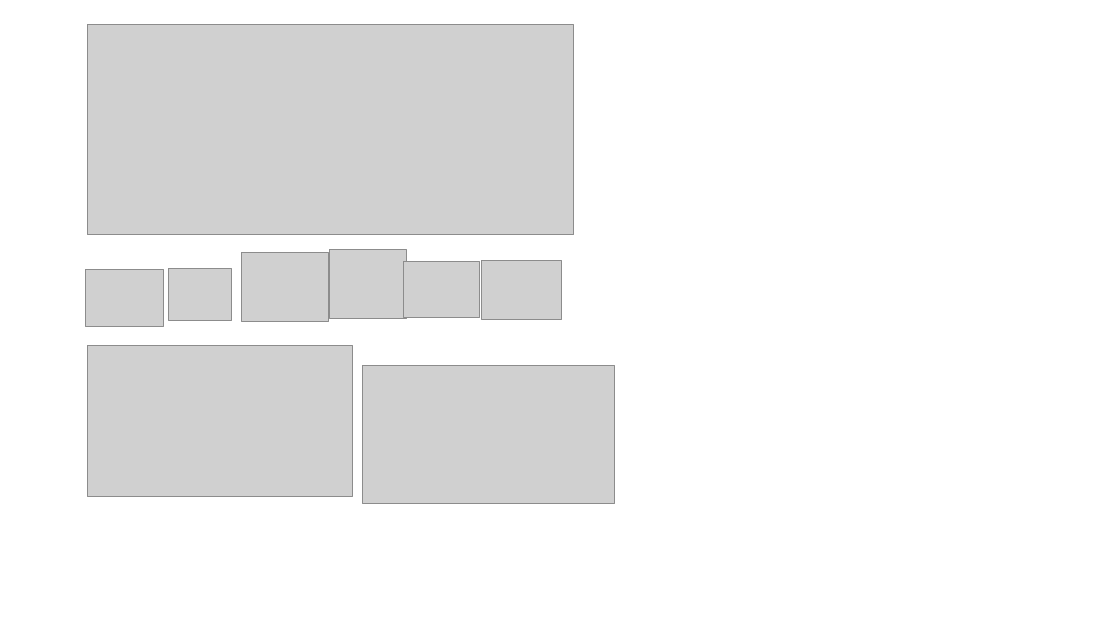
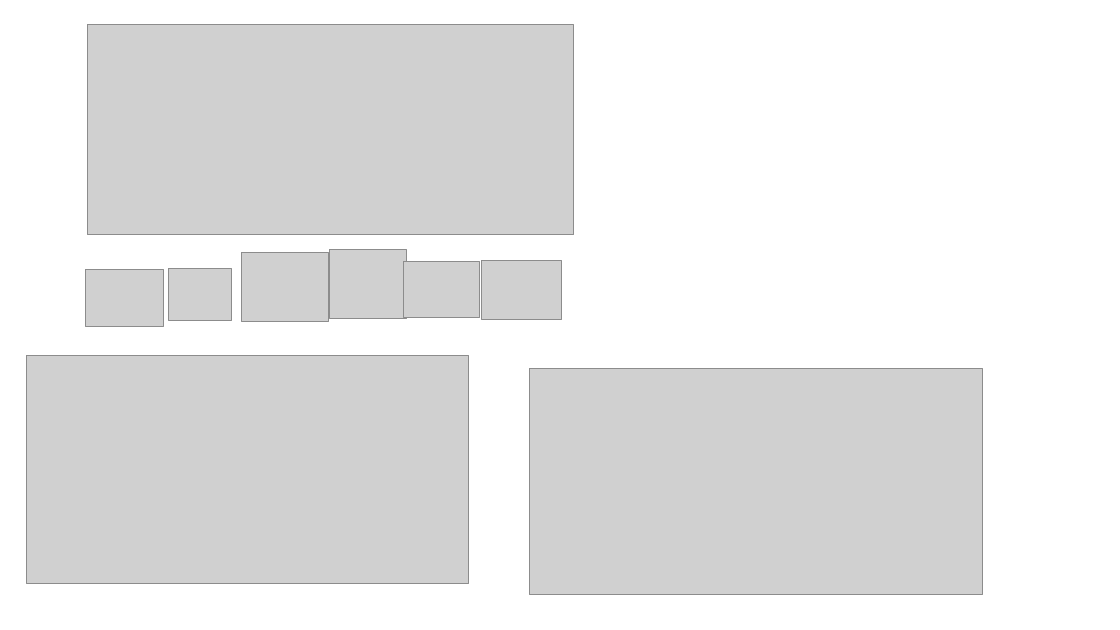
Before and after one commit to Kristina-Winter/climate_response, a slide deck: slide 1 of plots.pptx. Drawn at 1120x630 pixels with LibreOffice and Linux fonts; fonts in the diff are those of the drawing; grey boxes stand for pictures. Boxes give left, top, right and bottom in pixels: in the first picture for what was removed or moved away, otherwise in the second. Text is boxed around its words. In the diff, an @@ line names an element or a change of style, - is before the commit and + after.

```diff
--- a/plots.pptx
+++ b/plots.pptx
@@ picture added at bbox=[27, 355, 469, 583] @@
@@ picture removed at bbox=[87, 345, 352, 497] @@
@@ picture removed at bbox=[362, 365, 615, 503] @@
@@ picture added at bbox=[529, 369, 982, 595] @@
```
Also in this commit, not shown: 1 slide added, 1 slide removed, 6 other files.
